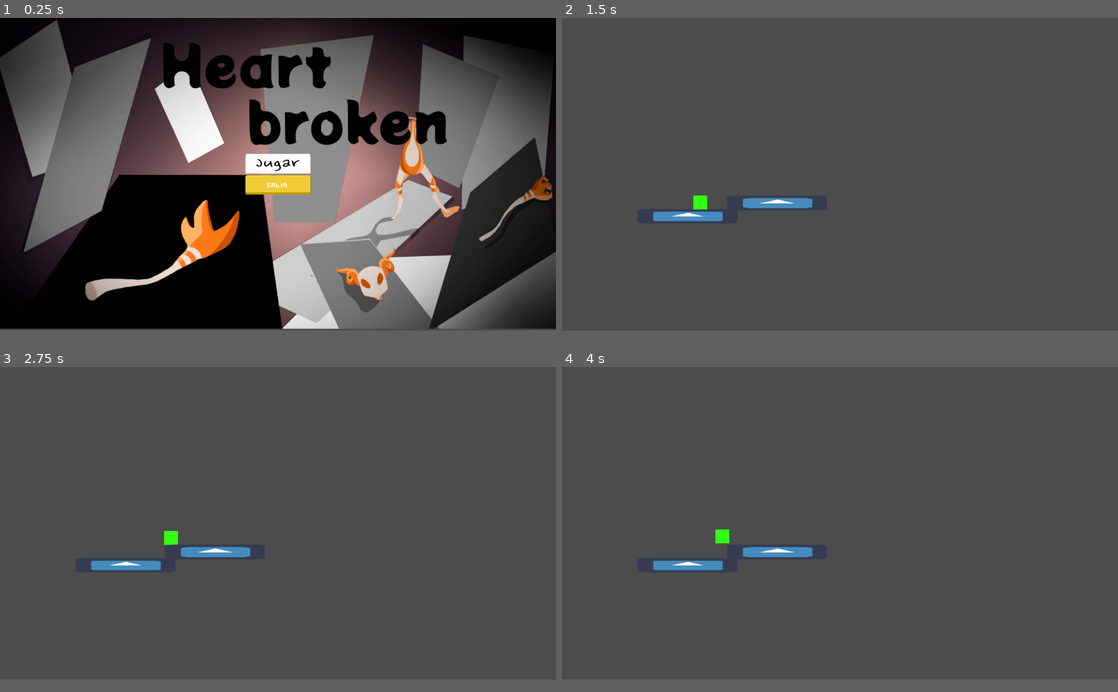
Above: before the commit, frames 1-4 (two rows, left to right).
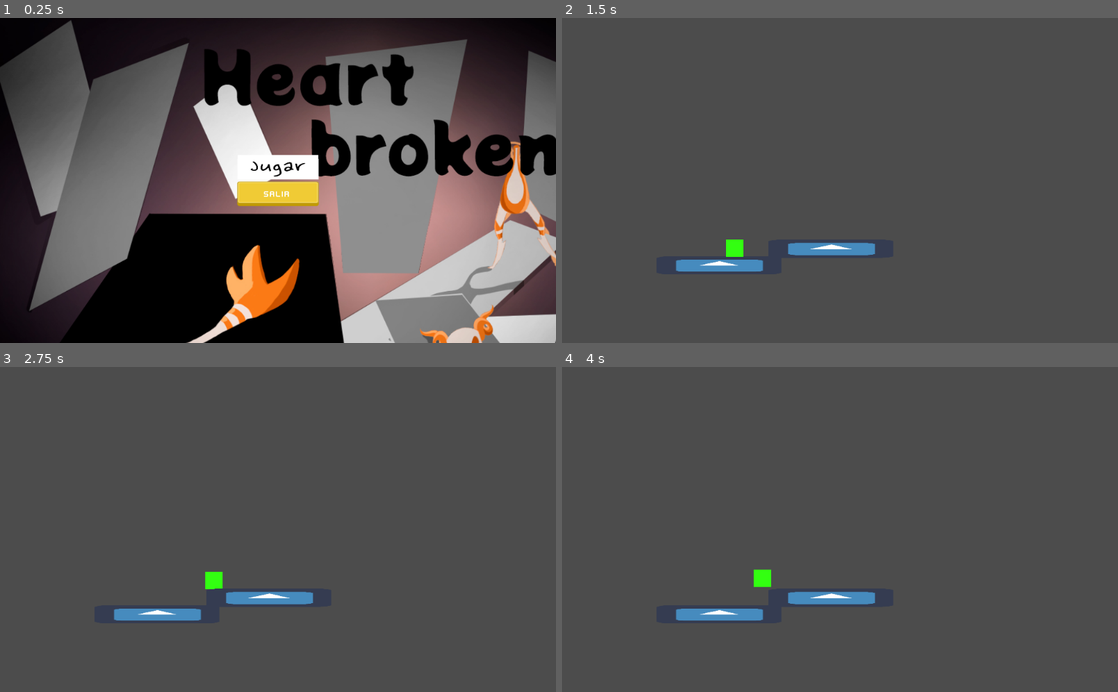
Above: after the commit, the same moments.

Repository: santyarellano/Shattered
Game: Godot game, scene res://Niveles/menuPrincipal.tscn
The game is run twice, just before and just after one commit, with the same random seed, the same clock (stepped at 60 frames per second) and the same inputs. After the commit the project has no main scene; this scene is started directly in both runs. The engine's default icon, where the game draws it, is replaced by a stand-in: a white triangle on a blue panel in a dark square.
Inputs (mouse positions are in pixels of both pictures, inside the frame that each line leads up to; where the layout moved, square brackets give the same spot in the first picture):
- Up to frame 1 (0.25 s): no input
- Up to frame 2 (1.5 s): click (840, 161) [840, 164] at 0.5 s; hold Right (ui_right) from 1.28 s (still down)
- Up to frame 3 (2.75 s): keep holding Right (ui_right); tap Space (ui_select) at 1.52, 2.27 s
- Up to frame 4 (4 s): release Right (ui_right) at 2.78 s; hold Left (ui_left) 2.78-3.53 s; hold Right (ui_right) from 3.53 s (still down); tap Space (ui_select) at 3.77 s
In our replay, the window is 800x450 before the commit and 800x468 after it. These sizes can differ from the game's own. Grey fills any space a smaller window leaves; there, only what the larger window draws over its background counts as a difference.

The runs differ from the first frame. In frame 1, 64% of the frame differs, in the area x 0-100%, y 0-100%; in frame 2, 2.2%; in frame 3, 2.2%; in frame 4, 2.3%.

Commit message:
update

Diff:
--- a/project.godot
+++ b/project.godot
@@ -16,14 +16,7 @@
 [application]
 
 config/name="Pieces"
-run/main_scene="res://Niveles/menuPrincipal.tscn"
 config/icon="res://icon.png"
-
-[display]
-
-window/size/width=1280
-window/size/height=720
-window/size/resizable=false
 
 [rendering]
 
